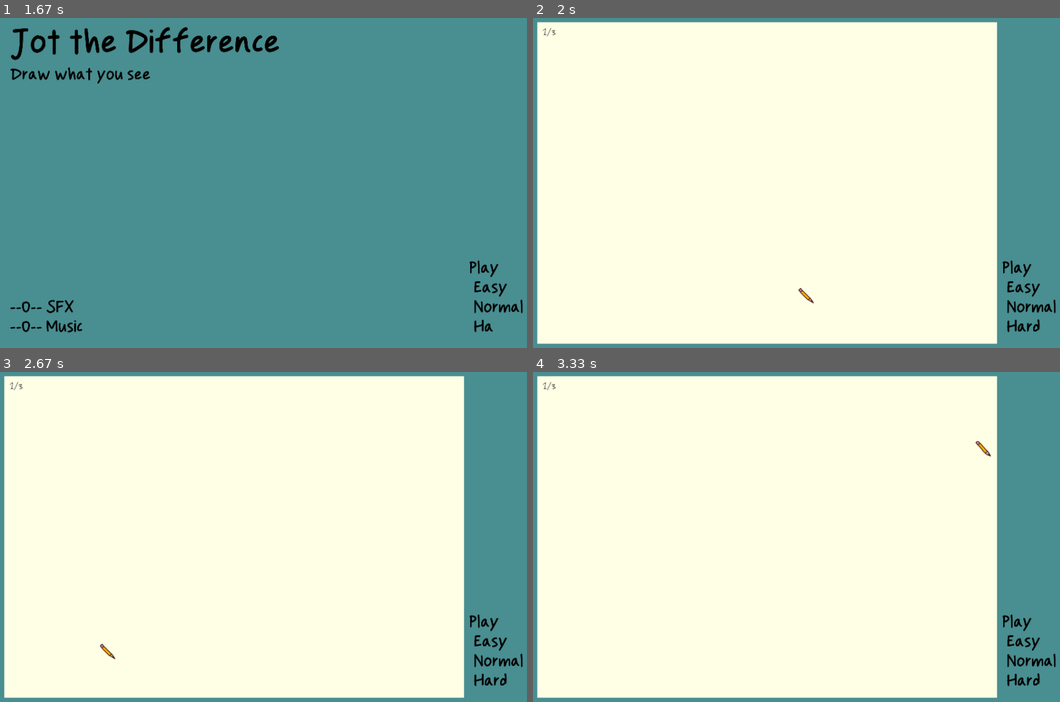
Above: before the commit, frames 1-4 (two rows, left to right).
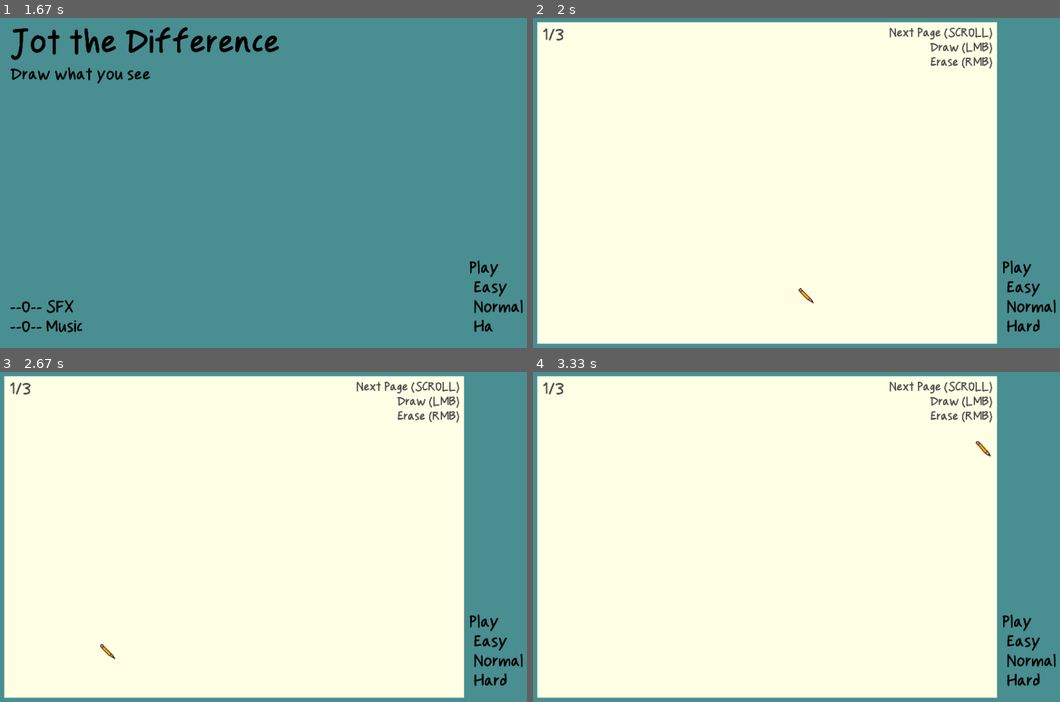
Above: after the commit, the same moments.

Repository: DanteGraet/paperAndPencil-garbageJam8
Game: LÖVE game, started from main.lua
Same seed, same stepped clock (60 frames per second), same inputs: the game is played once before the commit and once after it.
Inputs (mouse positions are in pixels of both pictures, inside the frame that each line leads up to):
- Up to frame 1 (1.67 s): click (295, 183) at 0.38 s; press the mouse at (52, 324) at 0.7 s; move the mouse to (68, 301) at 0.8 s; release the mouse at (84, 278) at 0.93 s; press the mouse at (52, 324) at 1.03 s; move the mouse to (110, 229) at 1.13 s; release the mouse at (173, 130) at 1.27 s; press the mouse at (52, 324) at 1.37 s; move the mouse to (168, 315) at 1.47 s; release the mouse at (279, 301) at 1.6 s
- Up to frame 2 (2 s): tap Space at 1.67 s
- Up to frame 3 (2.67 s): move the mouse to (158, 596) at 2.03 s; move the mouse to (115, 659) at 2.53 s
- Up to frame 4 (3.33 s): move the mouse to (991, 457) at 2.87 s

Frame 1 is identical in both runs. In frame 2, 0.7% of the frame differs, in the area x 1-88%, y 2-16%; in frame 3, 0.7%; in frame 4, 0.7%.

Commit message:
patches
extra city time
no re-peats
text should be good
city has ground now
unknowns (you know how many)

Diff:
--- a/code/gamestate/test.lua
+++ b/code/gamestate/test.lua
@@ -96,9 +96,9 @@
 
     notebook:draw()
 
-    if gallery.visualPhoto < 1 and phase == "drawing" then
+    if gallery.visualPhoto < 0 and phase == "drawing" then
         if lastFrameCanvas then
-            love.graphics.draw(lastFrameCanvas, -gallery.visualPhotoSine * 1920, 0)
+            love.graphics.draw(lastFrameCanvas, -1920 -gallery.visualPhotoSine * 1920, 0)
         end
     end
 end
--- a/globalObject/gallery.lua
+++ b/globalObject/gallery.lua
@@ -12,16 +12,17 @@
 }
 
 local splash = {
-    "Hope you're notes are good",
-    "Take your time",
-    "10 guesses max",
-    "3-5 changes I think",
-    'love.graphics.printf(self.splash, x, 610, 1920, "center")',
-    "forghetti spaghetti",
-    "last minute notes?",
-    "Did you get that",
-    "Geez another text",
-    "Could be doin' anything else",
+    -- "Hope you're notes are good",
+    -- "Take your time",
+    -- "10 guesses max",
+    -- "3-5 changes I think",
+    -- 'love.graphics.printf(self.splash, x, 610, 1920, "center")',
+    -- "forghetti spaghetti",
+    -- "last minute notes?",
+    -- "Did you get that",
+    -- "Geez another text",
+    -- "Could be doin' anything else",
+    "Click the objects that have changed",
 }
 
 
@@ -66,13 +67,13 @@
         table.insert(obj.pictures, picture)
 
         if #pictureTypes > 1 then
-            table.remove(pictureTypes, i)
+            table.remove(pictureTypes, n)
         end
         -- remove the picture type later TODO
     end
 
-    obj.currentPhoto = 1
-    obj.visualPhoto = 0
+    obj.currentPhoto = 0
+    obj.visualPhoto = -1
     obj.visualPhotoSine = 0
 
     obj.timeScale = timeScale or 1
@@ -88,7 +89,7 @@
         __index = Gallery,
     })
 
-    obj.timeRemaining = ((obj.pictures[obj.currentPhoto] and obj.pictures[obj.currentPhoto].level.time) or 60) * obj.timeScale
+    obj.timeRemaining = ((obj.pictures[obj.currentPhoto] and obj.pictures[obj.currentPhoto].level.time) or math.huge) * obj.timeScale
     obj.lastTimeRemaining = 0
 
     obj:render()
@@ -224,7 +225,7 @@
 
     else
         self.lastTimeRemaining = self.timeRemaining
-        self.timeRemaining = 3 * self.timeScale
+        self.timeRemaining = math.huge
     end
 end
 
@@ -247,14 +248,17 @@
         self.timeRemaining = self.timeRemaining - dt
 
         if self.timeRemaining < 10 and dodgeFlipFlop == false then
+            local stressFade = math.min(1-(self.timeRemaining - 5)/ 5, 1)
             audioManager.setTargets({
                 always =    0.5,
                 draw =      1,
                 guess =     0,
                 piano =     1,
-                stress =    1,
+                stress =    stressFade,
             })
-            dodgeFlipFlop = true
+            if stressFade == 1 then
+                dodgeFlipFlop = true
+            end
         end
         if self.timeRemaining < 0 then
             self:nextPhoto()
@@ -272,6 +276,11 @@
             local photo = self.pictures[i]
             photo.x = 65 - (self.visualPhotoSine-i)*1920
         end
+    end
+
+
+    if self.pictures[self.currentPhoto] then
+        self.pictures[self.currentPhoto]:update(dt, self)
     end
 
 
@@ -312,7 +321,7 @@
 
                 if time < 5 then
                     local r = math.random() * math.pi * 2
-                    local d = math.random() * (5-time)
+                    local d = math.random() * (5-time) * 5
                     ox = math.cos(r)*d
                     oy = math.sin(r)*d
                 end
@@ -321,14 +330,13 @@
                 love.graphics.draw(clockImages.hand[clockToDraw], photo.x +305/2 + 1400+100 +ox, 1030 - 367+214.5+oy, angle, 1, 1, 305/2, 214.5)
 
                 love.graphics.setColor(0, 0, 0)
-                fontManager.set("handwriting", 128)
-                love.graphics.printf(i .. "/" .. #self.pictures, photo.x - 65*2, 65, 1920, "right")
-
-                fontManager.set("handwriting", 38)
-                love.graphics.printf("Toggle notebook (SPACE)", photo.x - 65*2, 65 + 100, 1920, "right")
-                love.graphics.printf("Next page (SCROLL)", photo.x - 65*2, 65 + 100 + 38, 1920, "right")
-                love.graphics.printf("Draw (LMB)", photo.x - 65*2, 65 + 100+38*2, 1920, "right")
-                love.graphics.printf("Erase (RMB)", photo.x - 65*2, 65 + 100+38*3, 1920, "right")
+                fontManager.set("handwriting", 256 - 64)
+                love.graphics.printf(i .. "/" .. #self.pictures, photo.x + 1450, 65, 390, "center")
+
+                fontManager.set("handwriting", 64)
+                love.graphics.printf("Notebook", photo.x + 1450, 65 + 128+32, 390, "center")
+                love.graphics.printf("(SPACE)",  photo.x + 1450, 65 + 128+96, 390, "center")
+
 
                 love.graphics.setColor(1, 1, 1)
 
@@ -363,8 +371,23 @@
                 end
                 love.graphics.translate(-1920 * sine, 0)
 
-            else
-                --love.graphics.draw(nextImages[clockToDraw], 65 + 1500 -10, 65 + 5*(125+35) + 10)
+            elseif not ((phase == "drawing" and i > 0) or (phase == "spotting" and i == 0)) and i < 3 then
+                fontManager.set("handwriting", 128)
+                love.graphics.setColor(0, 0, 0)
+
+                local x = sine * 1920
+                if self.currentPhoto == 1 then
+                    x = - (1-sine)*1920
+                end
+
+                love.graphics.printf("Draw what you see", x, 500, 1920, "center")
+                fontManager.set("handwriting", 48)
+                love.graphics.printf("Be quick, theres a time limit", x, 610, 1920, "center")
+
+                love.graphics.setColor(1, 1, 1)
+                local img = nextImages[clockToDraw]
+                love.graphics.draw(nextImages[clockToDraw], x + 65 + 1500 -10 + img:getWidth()/2, 65 + 5*(125+35) + 10+ img:getHeight()/2, 0, nextScale, nextScale, img:getWidth()/2, img:getHeight()/2)
+
             end
 
             if (phase == "drawing" and i > 0) or (phase == "spotting" and i == 0) then
@@ -398,9 +421,9 @@
         local photo = self.pictures[i]
         local y = photo.y + (125+35) * (i-1)
         local x = (65)
-        local maX = #photo.finds * (125+35) + 65
-
-        photo:drawFinds(15, x + ox, y)
+        local maX = (#photo.finds + photo.missingMutations) * (125+35) + 65
+
+        photo:drawFinds(15, x + ox, y, true)
 
         love.graphics.setColor(0, 0, 0)
 
--- a/globalObject/notebook.lua
+++ b/globalObject/notebook.lua
@@ -29,8 +29,13 @@
     obj.pages = {}
     for i = 1, size do
         local page = Paper(15, 15)   -- 5050 is default for now A4is is default so who cares?
-        fontManager.set("quindocha", 32)
+        fontManager.set("handwriting", 64)
         page:mark(size - i + 1 .. "/" .. size, 16, 16)
+
+        fontManager.set("handwriting", 48)
+        page:mark("Next Page (SCROLL)", 16, 16, 1500 - 32, "right")
+        page:mark("Draw (LMB)", 16, 16 + 48, 1500 - 32, "right")
+        page:mark("Erase (RMB)", 16, 16 + 48*2, 1500 - 32, "right")
         table.insert(obj.pages, page)
     end
 
--- a/globalObject/paper.lua
+++ b/globalObject/paper.lua
@@ -71,11 +71,11 @@
     love.graphics.setCanvas()
 end
 
-function Paper:mark(text, x, y)
+function Paper:mark(text, x, y, limit, align)
     love.graphics.setCanvas(self.canvas)
     love.graphics.origin()
     love.graphics.setColor(penColour)
-    love.graphics.print(text, x, y)
+    love.graphics.printf(text, x, y, limit or 1500, align or "left")
 
     love.graphics.setCanvas()
 end
--- a/globalObject/photo.lua
+++ b/globalObject/photo.lua
@@ -24,6 +24,10 @@
         love.graphics.newImage("assets/ui/finds/incorrect1.png"),
         love.graphics.newImage("assets/ui/finds/incorrect2.png"),
     },
+    unknown = {
+        love.graphics.newImage("assets/ui/finds/unknown1.png"),
+        love.graphics.newImage("assets/ui/finds/unknown2.png"),
+    },
 }
 
 
@@ -69,6 +73,8 @@
 
     obj.frameColour = frameColours[math.random(1, #frameColours)]
 
+    obj.outOfGuesses = -1
+
     obj.canvases = {
         love.graphics.newCanvas(1400, 950),
         love.graphics.newCanvas(1400, 950),
@@ -159,6 +165,9 @@
 
 
 function Photo:addToFinds(x, y)
+    if self.outOfGuesses >= 0 then
+        return
+    end
 
     if #self.finds >= 10 then
         -- Play Sound
@@ -180,7 +189,16 @@
         local outline = "incorrect"
 
         if object.hasMutated == true then
+            object.found = true
             outline = "correct"
+            self.missingMutations = self.missingMutations - 1
+        else
+            if #self.finds + self.missingMutations >= 10 then
+                self.outOfGuesses = 0
+                audioManager.playSound(audio.incorrect, 0.2)
+
+                return
+            end
         end
 
         audioManager.playSound(audio[outline], 0.2)
@@ -188,6 +206,10 @@
         local t = {index, outline}
 
         table.insert(self.finds, t)
+
+        if self.missingMutations == 0 then
+            self.outOfGuesses = 0
+        end
     end
 end
 
@@ -215,9 +237,18 @@
 end
 
 
-function Photo:permutate(count)
-    self.changes = self.level.permutate(self.objects, count or 3)
-
+function Photo:permutate()
+    self.level.permutate(self.objects)
+
+    local c = 0
+    for i = 1,#self.objects do
+        if self.objects[i].hasMutated then
+            c = c + 1
+        end
+    end
+
+    -- none of these are found
+    self.missingMutations = c
     self:render(1)
     self:render(2)
 end
@@ -247,11 +278,24 @@
 function Photo:drawWithScaleBonus()
     local canvasToDraw = math.floor((timer*5) % 2) + 1
 
-    self:render(canvasToDraw, true)
+    self:render(canvasToDraw, self.outOfGuesses < 0)
     love.graphics.origin()
     camera()
 
     love.graphics.draw(self.canvases[canvasToDraw], self.x, self.y)
+
+    if self.outOfGuesses > 0 then
+        love.graphics.setColor(1, 1, 1, tweens.sineInOut(self.outOfGuesses)/2)
+        love.graphics.rectangle("fill", self.x, self.y, 1400, 950)
+        love.graphics.setColor(0, 0, 0, tweens.sineInOut(math.min(self.outOfGuesses*2, 1)))
+        fontManager.set("handwriting", 128)
+
+        local text = "Out of Guesses"
+        if self.missingMutations == 0 then
+            text = "All Changes Found"
+        end
+        love.graphics.printf(text, self.x, 600 - tweens.sineInOut(math.min(self.outOfGuesses*2, 1))*50, 1400, "center")
+    end
 
     love.graphics.setColor(self.frameColour)
     love.graphics.draw(frameImages[canvasToDraw], self.x - 50, self.y - 50)
@@ -273,14 +317,25 @@
     self:drawDebug()
 end
 
-function Photo:drawFinds(col, ox, oy)
+function Photo:update(dt, gal)
+    if self.outOfGuesses >= 0 then
+        self.outOfGuesses = math.min(self.outOfGuesses + dt, 1)
+
+        if self.outOfGuesses == 1 then
+            gal:nextPhoto()
+        end
+    end
+end
+
+function Photo:drawFinds(col, ox, oy, drawMissing)
     local canvasToDraw = math.floor(((timer*5) + self.findImage) % 2) + 1
 
     -- love.graphics.draw(nextImages[canvasToDraw], self.x + 1500 -10, self.y + 5*(125+35) + 10)
 
 
     love.graphics.setLineWidth(4)
-    if #self.finds == 0 then return end
+    --if #self.finds == 0 then return end
+
 
     for i = 1, #self.finds do
         local x = ox + (125+35)*((i-1) % col)
@@ -308,6 +363,58 @@
 
         if findImages[self.finds[i][2]] then
             love.graphics.draw(findImages[self.finds[i][2]][canvasToDraw], x - 10, y - 10)
+        end
+    end
+
+    if not drawMissing then
+        love.graphics.setColor(1, 1, 1)
+        for j = 1, self.missingMutations do
+            local i = j + #self.finds
+
+            local x = ox + (125+35)*((i-1) % col)
+            local y = oy + math.floor((i-1)/col)*(125+35) + 10
+
+
+            love.graphics.draw(findImages.outline[canvasToDraw], x - 10, y - 10)
+            love.graphics.draw(findImages.unknown[canvasToDraw], x - 10, y - 10)
+        end
+    else
+        local current = 1
+        for j = 1, self.missingMutations do
+            local i = j + #self.finds
+
+            local x = ox + (125+35)*((i-1) % col)
+            local y = oy + math.floor((i-1)/col)*(125+35) + 10
+
+
+            local object
+            for i = current, #self.objects do
+                if self.objects[i].hasMutated and not self.objects[i].found then
+                    object = self.objects[i]
+
+                    current = i+1
+                    break
+
+                end
+            end
+
+
+            local image = (object.images and object.images[canvasToDraw]) or nil
+
+            local scale = (image and math.min(125/image:getWidth(), 125/image:getHeight())) or 0
+
+            love.graphics.setColor(0.5, 0.5, 0.5)
+
+            love.graphics.draw(findImages.outline[canvasToDraw], x - 10, y - 10)
+
+            if image then
+
+                love.graphics.draw(image, x, y, 0, scale, scale)
+            end
+            love.graphics.setColor(1, 1, 1)
+
+            love.graphics.draw(findImages.miss[canvasToDraw], x - 10, y - 10)
+
         end
     end
 
--- /dev/null
+++ b/object/rectangle.lua
@@ -0,0 +1,35 @@
+local RectangleObject = {}
+RectangleObject.__index = RectangleObject
+
+setmetatable(RectangleObject, {__index = ObjectBase})
+
+
+function RectangleObject:new(x, y, sx, sy, colour, colliders)
+    local obj = {}
+
+    obj.x = x or 0
+    obj.y = y or 0
+    obj.sx = sx or 100
+    obj.sy = sy or 100
+
+    obj.colour = colour or {1, 1, 1}
+
+    obj.colliders = colliders
+
+
+    setmetatable(obj, {
+        __index = RectangleObject,
+    })
+
+    return obj
+end
+
+function RectangleObject:draw()
+    love.graphics.setColor(self.colour)
+    love.graphics.rectangle("fill", self.x, self.y, self.sx, self.sy)
+    love.graphics.setColor(1, 1, 1)
+
+end
+
+
+return RectangleObject
--- a/pictures/city.lua
+++ b/pictures/city.lua
@@ -1,7 +1,7 @@
 local level = {}
 
 -- viewing time in secconds
-level.time = 20
+level.time = 30
 
 function level.loadObjects()
     objectManager.flush()
@@ -11,6 +11,7 @@
 
 
     objectManager.load("object/static/static.lua", "static")
+    objectManager.load("object/rectangle.lua", "rect")
 end
 
 
@@ -55,6 +56,8 @@
         table.insert(o, objectManager.get("skyObject"):new(x, y))
     end
 
+    table.insert(o, 1, objectManager.get("rect"):new(0, 700, 1400, 300, {.2, .7, .3}))
+
     return o, {104/255, 171/255, 197/255}
 end
 
Binary file changed: assets/ui/finds/miss1.png
Binary file changed: assets/ui/finds/miss2.png
Binary file added: assets/ui/finds/unknown1.png
Binary file added: assets/ui/finds/unknown2.png
Not shown, added: assets/audio/correct-Old.ogg
Not shown, changed: assets/audio/correct.ogg
